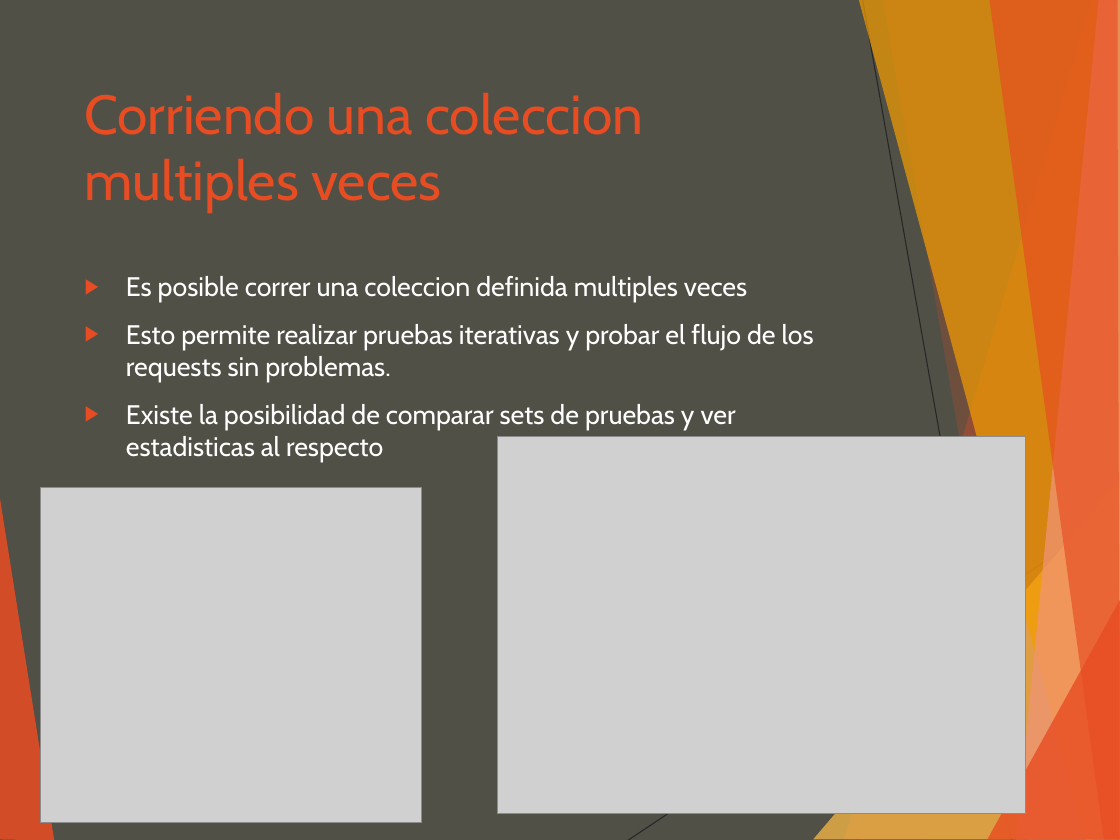
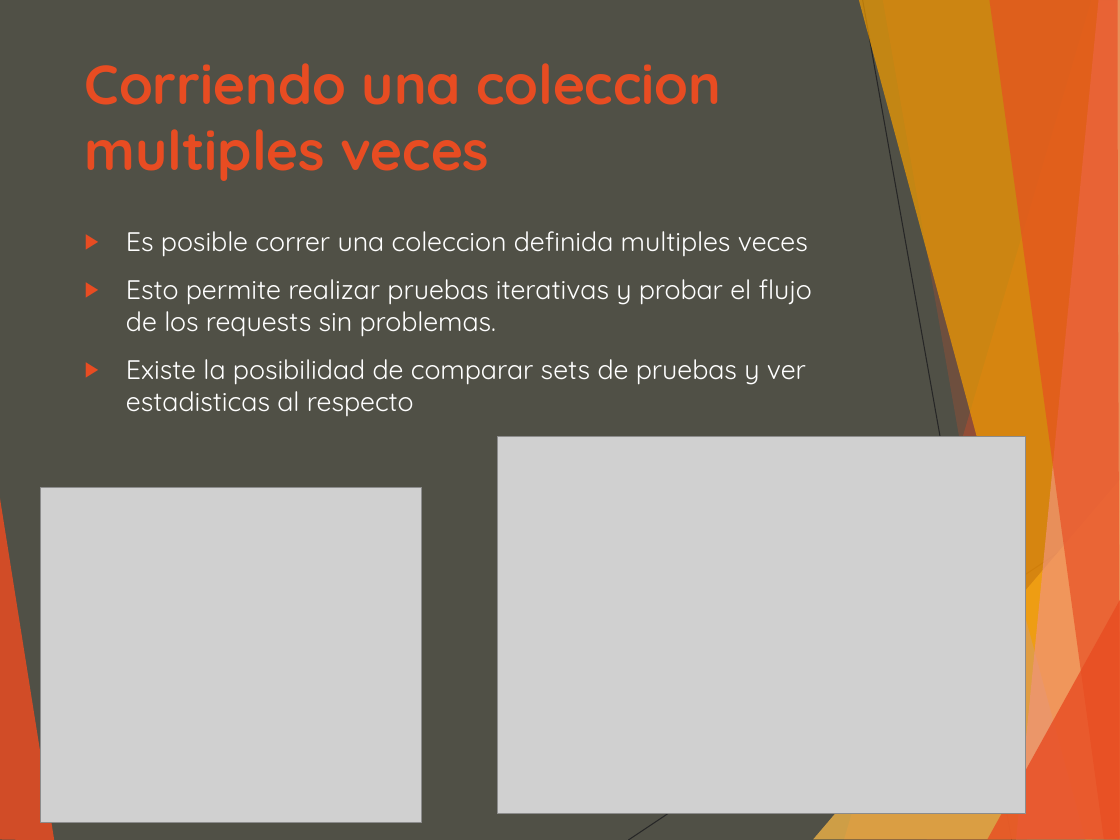
Before and after one commit to luisgepeto/PostmanCourse, a slide deck: slide 26 of Presentacion.ppt. Drawn at 1120x840 pixels with LibreOffice and Linux fonts; fonts in the diff are those of the drawing; grey boxes stand for pictures. Boxes give left, top, right and bottom in pixels: in the first picture for what was removed or moved away, otherwise in the second. Text is boxed around its words. In the diff, an @@ line names an element or a change of style, - is before the commit and + after.

```diff
--- a/Presentacion.ppt
+++ b/Presentacion.ppt
@@ text "Corriendo una coleccion multiples veces": place and size @@
-text "Corriendo una coleccion multiples veces" at <box>85,92,643,213</box>
+text "Corriendo una coleccion multiples veces" at <box>85,63,722,181</box>
@@ text "Corriendo una coleccion multiples veces" at <box>85,63,722,181</box>: font Cabin to Quicksand, bold on @@
@@ text "Es posible correr una coleccion ...": place and size @@
-text "Es posible correr una coleccion ..." at <box>126,276,814,462</box>
+text "Es posible correr una coleccion ..." at <box>126,231,812,416</box>
@@ text "Es posible correr una coleccion ..." at <box>126,231,812,416</box>: font Cabin to Quicksand @@
```
Also in this commit, not shown: 27 other slides changed, 4 other files.
